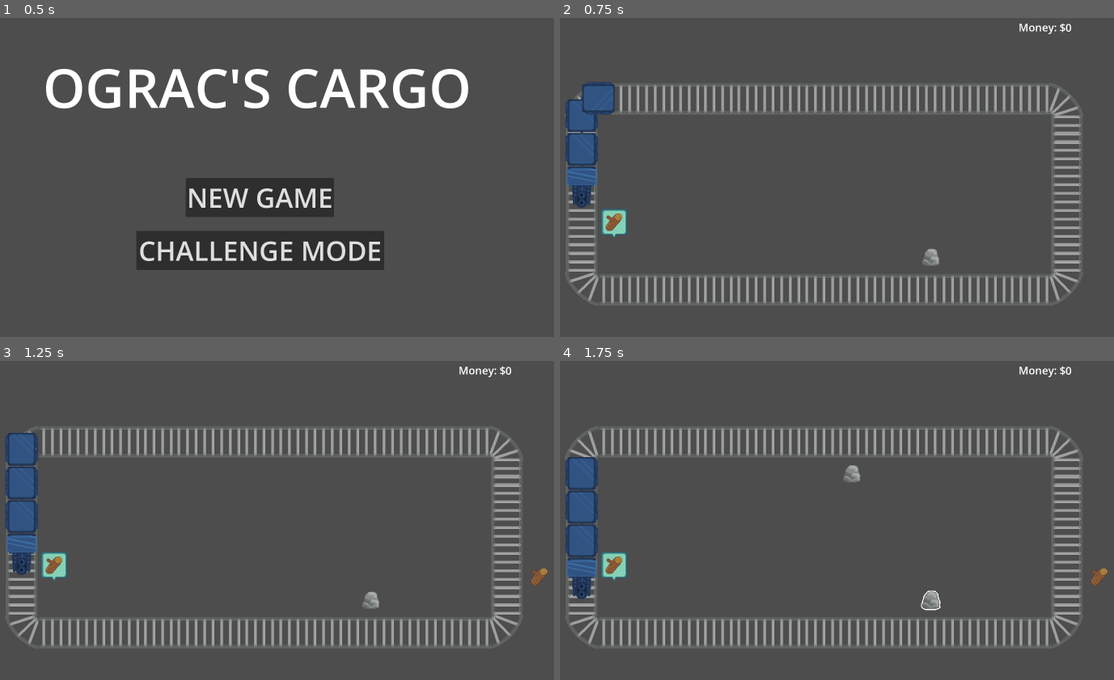
Above: before the commit, frames 1-4 (two rows, left to right).
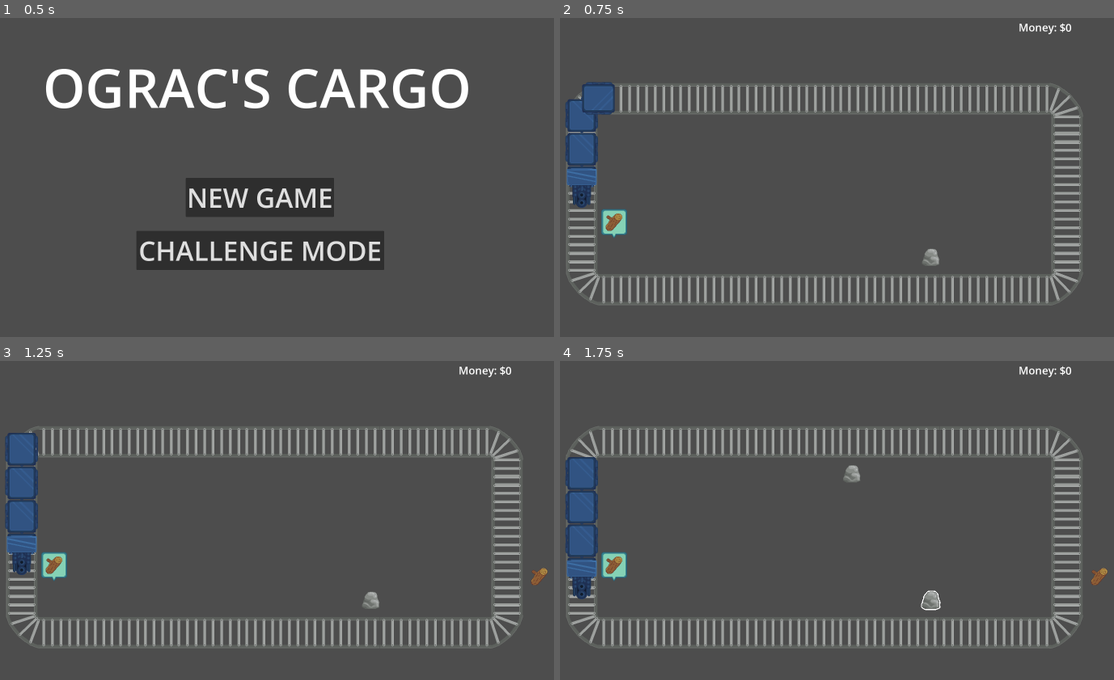
Above: after the commit, the same moments.

Repository: decadentpig/GMTK2025
Game: Godot game, scene res://main_menu.tscn
Same seed, same stepped clock (60 frames per second), same inputs: the game is played once before the commit and once after it.
Inputs (mouse positions are in pixels of both pictures, inside the frame that each line leads up to):
- Up to frame 1 (0.5 s): no input
- Up to frame 2 (0.75 s): click "CHALLENGE MODE" at 0.5 s
- Up to frame 3 (1.25 s): no input
- Up to frame 4 (1.75 s): move the mouse to (931, 600) at 1.27 s; click (931, 600) at 1.35 s

Frame 1 is identical in both runs. In frame 2, less than 0.1% of the frame differs, in the area x 0-8%, y 24-91%; in frame 3, less than 0.1%; in frame 4, 0.2%, in the area x 0-8%, y 21-91%.

Commit message:
Fix unsafe tracks

Diff:
--- a/scene.tscn
+++ b/scene.tscn
@@ -203,12 +203,12 @@
 texture = ExtResource("3_m7jmp")
 
 [node name="TrainTrack38" type="Sprite2D" parent="Path2D/Track_Sprites_Container"]
-position = Vector2(298, 1029)
+position = Vector2(302, 1027)
 rotation = 1.5708
 texture = ExtResource("3_m7jmp")
 
 [node name="TrainTrack39" type="Sprite2D" parent="Path2D/Track_Sprites_Container"]
-position = Vector2(298, 324)
+position = Vector2(301, 323)
 rotation = 3.14159
 texture = ExtResource("3_m7jmp")
 
